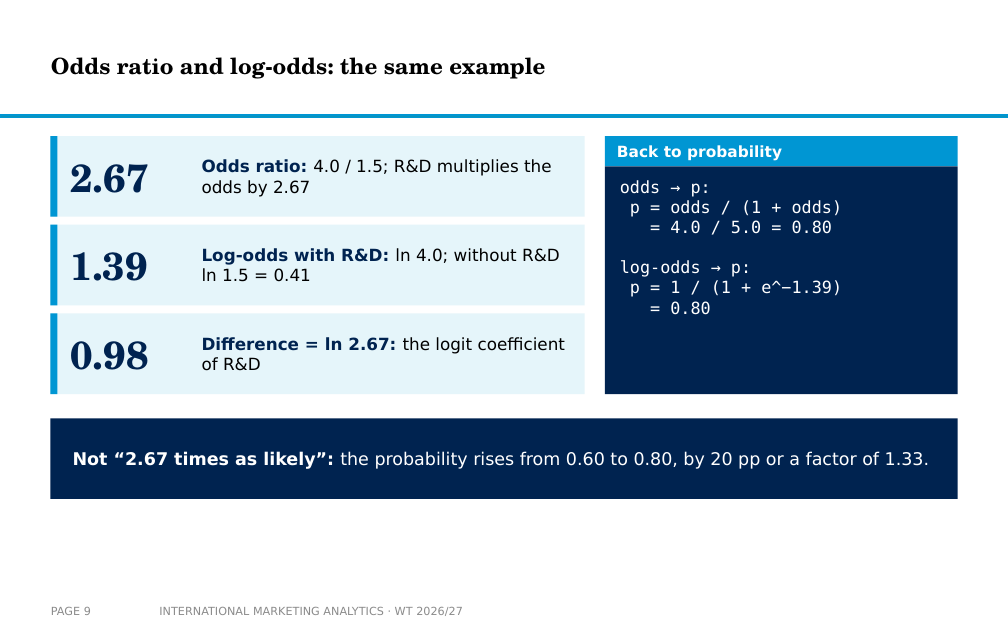
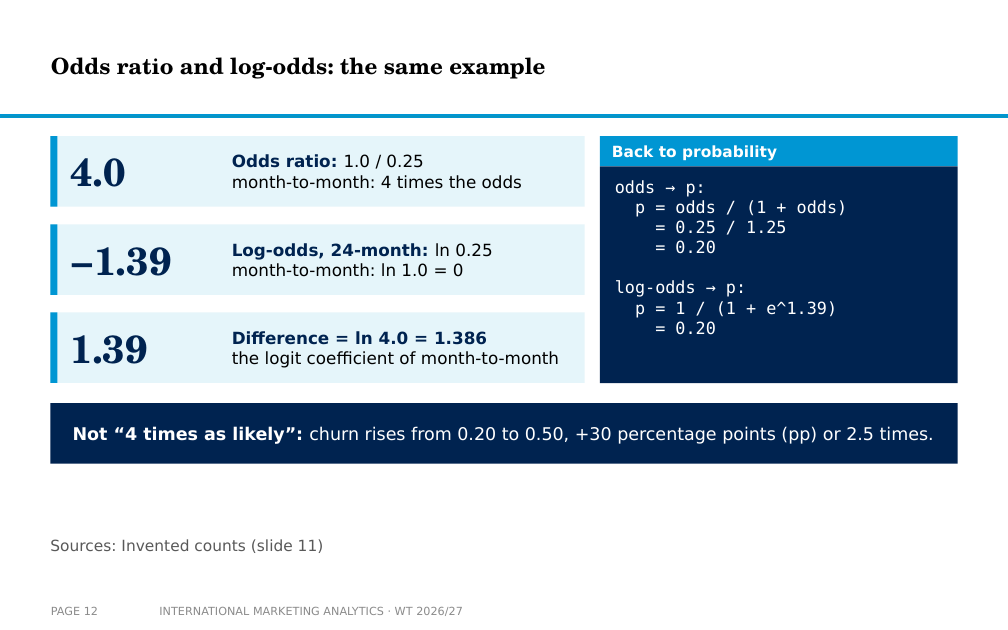
Before and after one commit to arnefloh-wu/international-marketing-analytics-teaching, a slide deck: slide 12 of slides/logistic-regression-in-international-marketing_WT26-27.pptx (slide 9 before the commit). Drawn at 1008x630 pixels with LibreOffice and Linux fonts; fonts in the diff are those of the drawing; background and template pictures are left out. Boxes give left, top, right and bottom in pixels: in the first picture for what was removed or moved away, otherwise in the second. Text is boxed around its words. In the diff, an @@ line names an element or a change of style, - is before the commit and + after.

```diff
--- a/slides/logistic-regression-in-international-marketing_WT26-27.pptx
+++ b/slides/logistic-regression-in-international-marketing_WT26-27.pptx
@@ rectangle: place and size @@
-rectangle at [50,136,585,217]
+rectangle at [50,136,585,207]
@@ rectangle: place and size @@
-rectangle at [50,136,57,217]
+rectangle at [50,136,57,207]
@@ rectangle: place and size @@
-rectangle at [605,136,958,166]
+rectangle at [600,136,958,166]
@@ text "Back to probability": place and size @@
-text "Back to probability" at [617,145,782,161]
+text "Back to probability" at [612,145,777,161]
@@ text at [71,158,127,187]: text changed @@
-2.67
+4.0
@@ text at [232,154,522,189]: text changed @@
-Odds ratio: 4.0 / 1.5; R&D multiplies the odds by 2.67
+Odds ratio: 1.0 / 0.25
+month-to-month: 4 times the odds
@@ rectangle: place and size @@
-rectangle at [605,166,958,394]
+rectangle at [600,166,958,383]
@@ rectangle: place and size @@
-rectangle at [50,225,585,305]
+rectangle at [50,225,585,295]
@@ rectangle: place and size @@
-rectangle at [50,225,57,305]
+rectangle at [50,225,57,295]
@@ text at [675,220,786,254]: text changed @@
-= 4.0 / 5.0 = 0.80
+= 0.25 / 1.25
+= 0.20
@@ text at [71,247,172,276]: text changed @@
-1.39
+−1.39
@@ text at [232,243,492,277]: text changed @@
-Log-odds with R&D: ln 4.0; without R&D ln 1.5 = 0.41
+Log-odds, 24-month: ln 0.25
+month-to-month: ln 1.0 = 0
@@ rectangle: place and size @@
-rectangle at [50,313,585,394]
+rectangle at [50,312,585,383]
@@ rectangle: place and size @@
-rectangle at [50,313,57,394]
+rectangle at [50,312,57,383]
@@ text at [635,301,837,335]: text changed @@
-p = 1 / (1 + e^−1.39)
-= 0.80
+p = 1 / (1 + e^1.39)
+= 0.20
@@ text at [71,335,148,364]: text changed @@
-0.98
+1.39
@@ text at [232,331,559,368]: text changed @@
-Difference = ln 2.67: the logit coefficient of R&D
+Difference = ln 4.0 = 1.386
+the logit coefficient of month-to-month
@@ rectangle: place and size @@
-rectangle at [50,418,958,499]
+rectangle at [50,403,958,464]
@@ text at [73,426,934,444]: text changed @@
-Not “2.67 times as likely”: the probability rises from 0.60 to 0.80, by 20 pp or a factor of 1.33.
+Not “4 times as likely”: churn rises from 0.20 to 0.50, +30 percentage points (pp) or 2.5 times.
@@ text added at [50,539,324,553], 11 pt, text #595959 @@
+Sources: Invented counts (slide 11)
@@ page number at [51,607,98,615]: text changed @@
-PAGE 9
+PAGE 12
```
Also in this commit, not shown: 20 other slides changed, 36 slides added, 21 slides removed, 5 other files.
